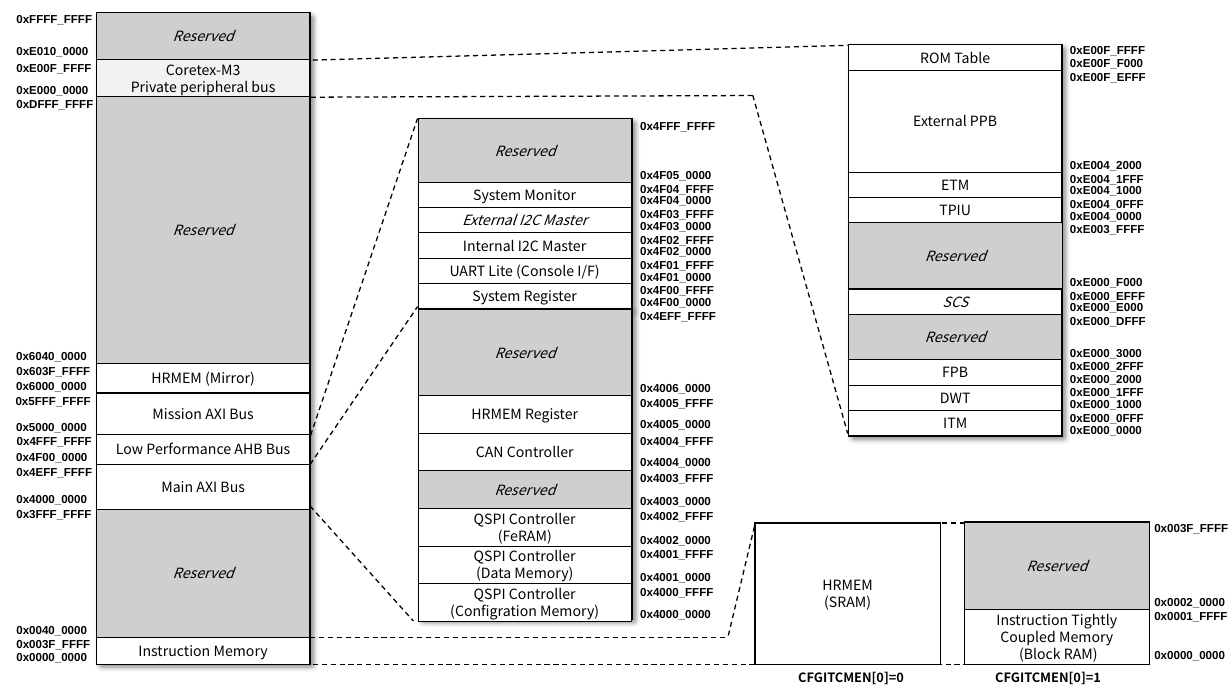
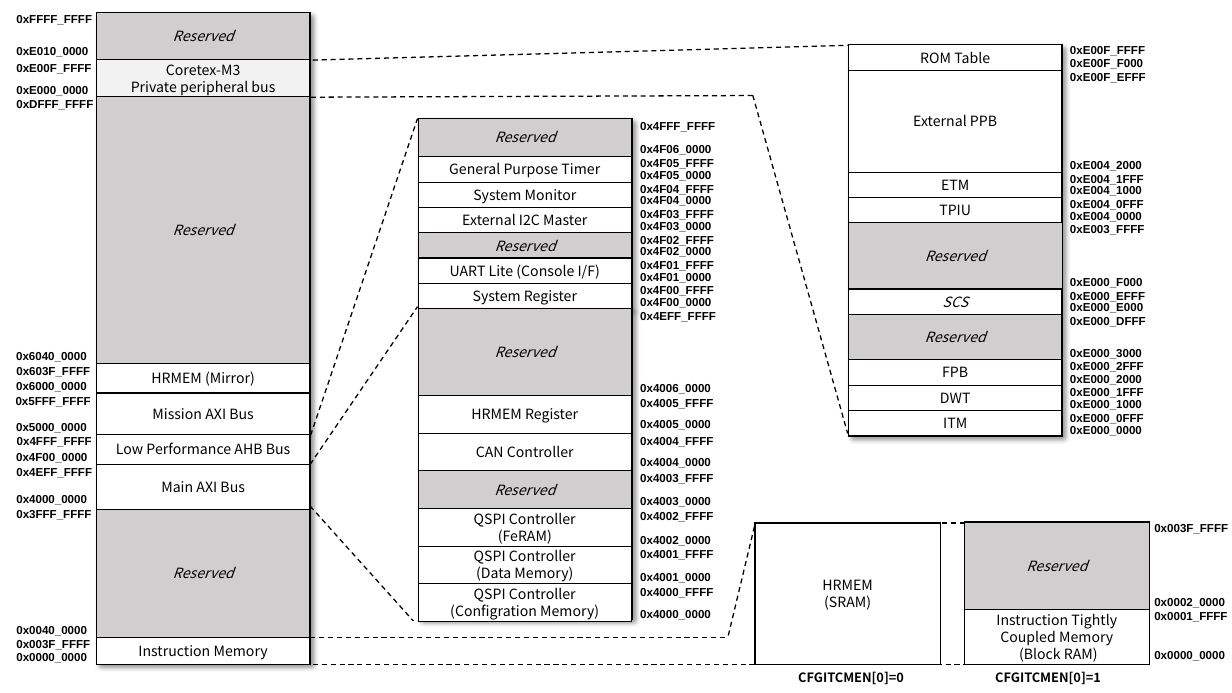
Before and after one commit to Takahiro-Inoue-spacecubics/scobc-fpga-technical-reference-manual, a slide deck: slide 1 of images/fpga_reg_spec.pptx. Drawn at 1232x693 pixels with LibreOffice and Linux fonts; fonts in the diff are those of the drawing. Boxes give left, top, right and bottom in pixels: in the first picture for what was removed or moved away, otherwise in the second. Text is boxed around its words. In the diff, an @@ line names an element or a change of style, - is before the commit and + after.

Commit message:
Memory Map: General Purpose Timerの追加(図のみ)とInternal I2C Masterを削除

```diff
--- a/images/fpga_reg_spec.pptx
+++ b/images/fpga_reg_spec.pptx
@@ rectangle "Reserved": place and size @@
-rectangle "Reserved" at <box>419,118,632,185</box>
+rectangle "Reserved" at <box>419,118,632,156</box>
@@ rectangle added at <box>640,142,738,156</box>, fill #FFFFFF, 9 pt, text #000000, bold @@
+0x4F06_0000
@@ rectangle "General Purpose Timer": place and size @@
-rectangle "General Purpose Timer" at <box>419,233,631,258</box>
+rectangle "General Purpose Timer" at <box>419,156,631,181</box>
@@ text in rectangle at <box>449,162,600,178</box>: text changed @@
-Internal I2C Master
+General Purpose Timer
@@ rectangle added at <box>640,156,738,170</box>, fill #FFFFFF, 9 pt, text #000000, bold @@
+0x4F05_FFFF
@@ rectangle "External I2C Master" at <box>419,207,631,232</box>: italic off @@
@@ rectangle added at <box>419,233,632,258</box>, fill #D0CECE, outline #000000 1 pt, 11 pt, text #000000, italic @@
+Reserved
```
Also in this commit, not shown: 2 other files.
